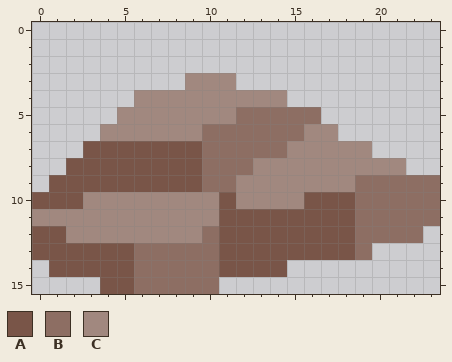
Pixel-art file, stored at Assets/Art/Environment/Beach/Rocks/Beach_Rock_Medium_1.aseprite. Above: the version before the commit.
24x16 pixels, 1 frame.
Palette (. is transparent): A #795548  B #8d6e63  C #a1887f
Pixels before, first column x 0:
 3 .........CCC............
 4 ......CCCCCCCCC.........
 5 .....CCCCCCCBBBBB.......
 6 ....CCCCCCBBBBBBCC......
 7 ...AAAAAAABBBBBCCCCC....
 8 ..AAAAAAAABBBCCCCCCCCC..
 9 .AAAAAAAAABBCCCCCCCBBBBB
10 AAACCCCCCCCACCCCAAABBBBB
11 CCCCCCCCCCCAAAAAAAABBBBB
12 AACCCCCCCCBAAAAAAAABBBB.
13 AAAAAABBBBBAAAAAAAAB....
14 .AAAAABBBBBAAAA.........
15 ....AABBBBB.............
After:
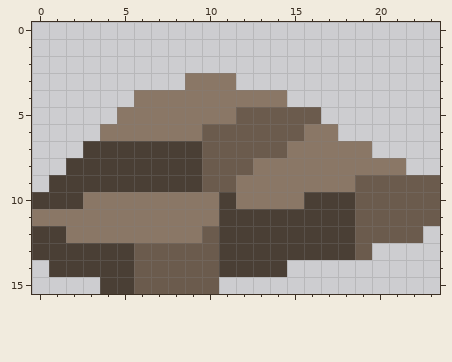
From old to new:
Colour A changes from #795548 to #4a3f35.
Colour B changes from #8d6e63 to #6b5b4d.
Colour C changes from #a1887f to #8a7766.
Where, in picture pixels (left, top, right, bottom), the same in both pictures:
changed: (32, 73, 440, 294)
